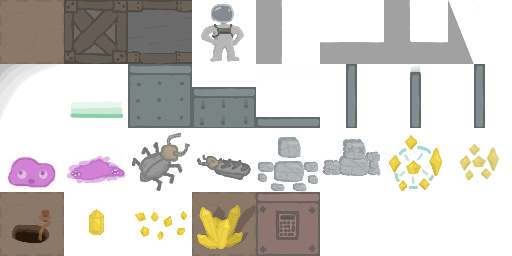
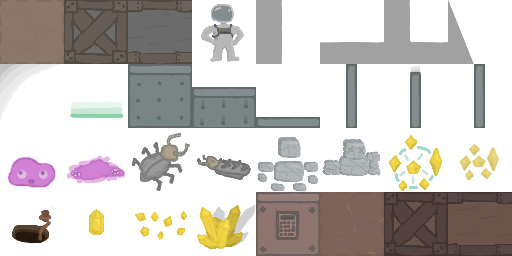
Layered file, before and after one edit (w=512, h=256). Changes by layer:
removed layer "Paint Layer 1(pasted)" over [192,192,256,256]
added layer "Final Level Plank Color" (multiply, 63%) above "Base Tiles" over [384,192,512,256]
painted on "Base Tiles" over [0,192,512,256]
